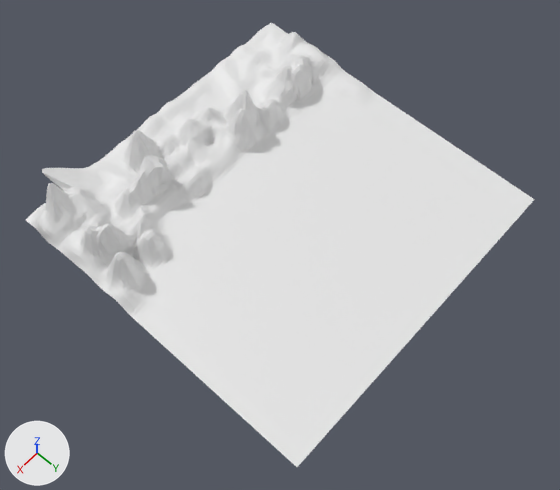
The Blender file Objs/scenario.blend as it was, and as the next commit left it.
One viewpoint serves both versions: a 50 mm lens placed at (13.64, 12.26, 29.58), pointed at (1.44, 1.18, 0.1). Every picture has the same lights, and +X, +Y and +Z are marked at lower left.
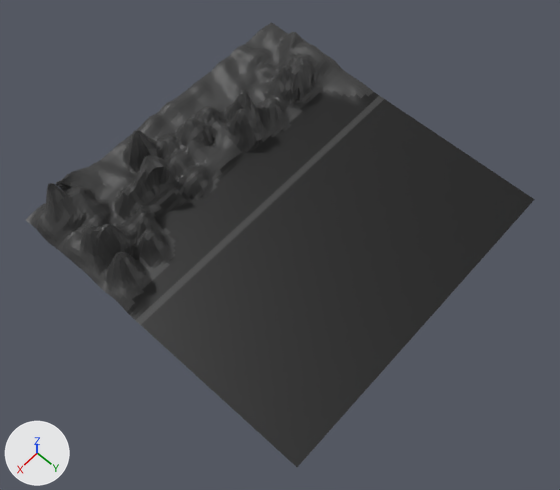
The change, as a diff of the scene's bpy script:
```diff
--- a/Objs/scenario.blend.py
+++ b/Objs/scenario.blend.py
@@ img_scenario_bmp @@
+img_scenario_bmp = load_image('scenario.bmp', '../Img/scenario.png', 2048, 2048, 'sRGB')
@@ mat_scenario_bmp @@
+mat_scenario_bmp = principled_material('scenario.bmp')
+mat_scenario_bmp.texture = img_scenario_bmp
@@ me_grid @@
 # used by ob_grid; location = (0.0, 0.0, 0.0); scale = (8.05, 8.05, 8.05)
-me_grid.from_pydata(...)  # 10000 vertices, 9801 faces; spans x -1.01..1.01, y -1.1..1.0, z 0.0..0.32
+me_grid.from_pydata(...)  # 10000 vertices, 9801 faces; spans x -1.01..1.01, y -1.04..1.0, z 0.0..0.32
+# me_grid part 1: 32 of 10000 vertices moved; they spanned x 0.62..0.77, y -1.1..-0.97, z 0.05..0.14 and now span x 0.62..0.77, y -1.04..-0.96, z 0.05..0.14; mean shift (0.0, 0.07, 0.0); largest move (0.75, -1.1, 0.13) -> (0.75, -0.97, 0.13)
+# me_grid part 2: texture (UV) coordinates changed
+me_grid.materials.append(mat_scenario_bmp)  # picture img_scenario_bmp
```

Boxes [x1, y1, x2, y2] around the edits, measured in the pictures (560 x 490 px; the box of a moved part takes in the faces that stretch with it):
'Grid', recoloured, reshaped, surface changed (white to black)
    both: [26, 23, 535, 467]
part 1 of me_grid, moved or reshaped
    before: [42, 168, 87, 189]
    after: [56, 169, 87, 189]
